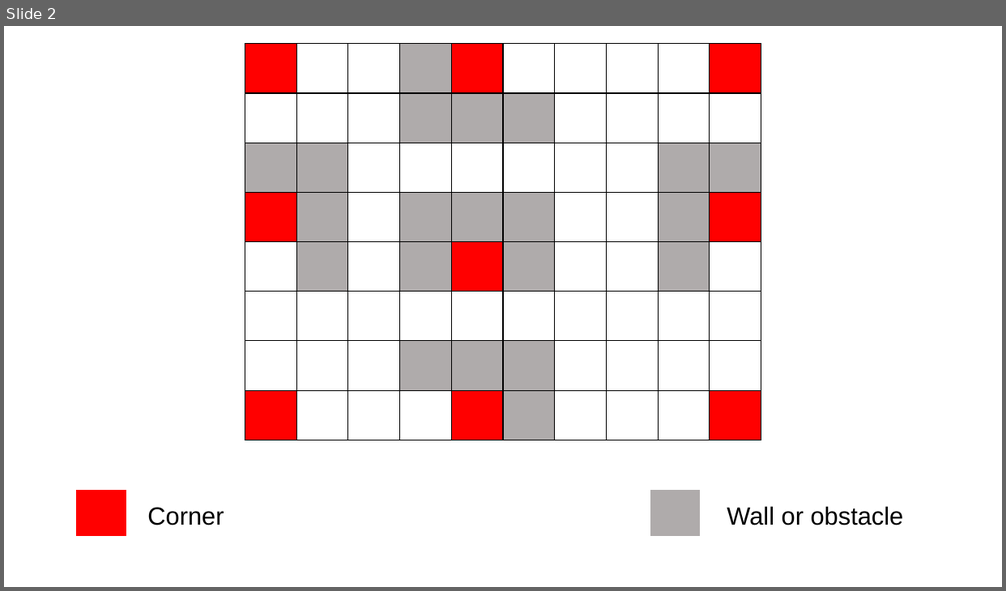
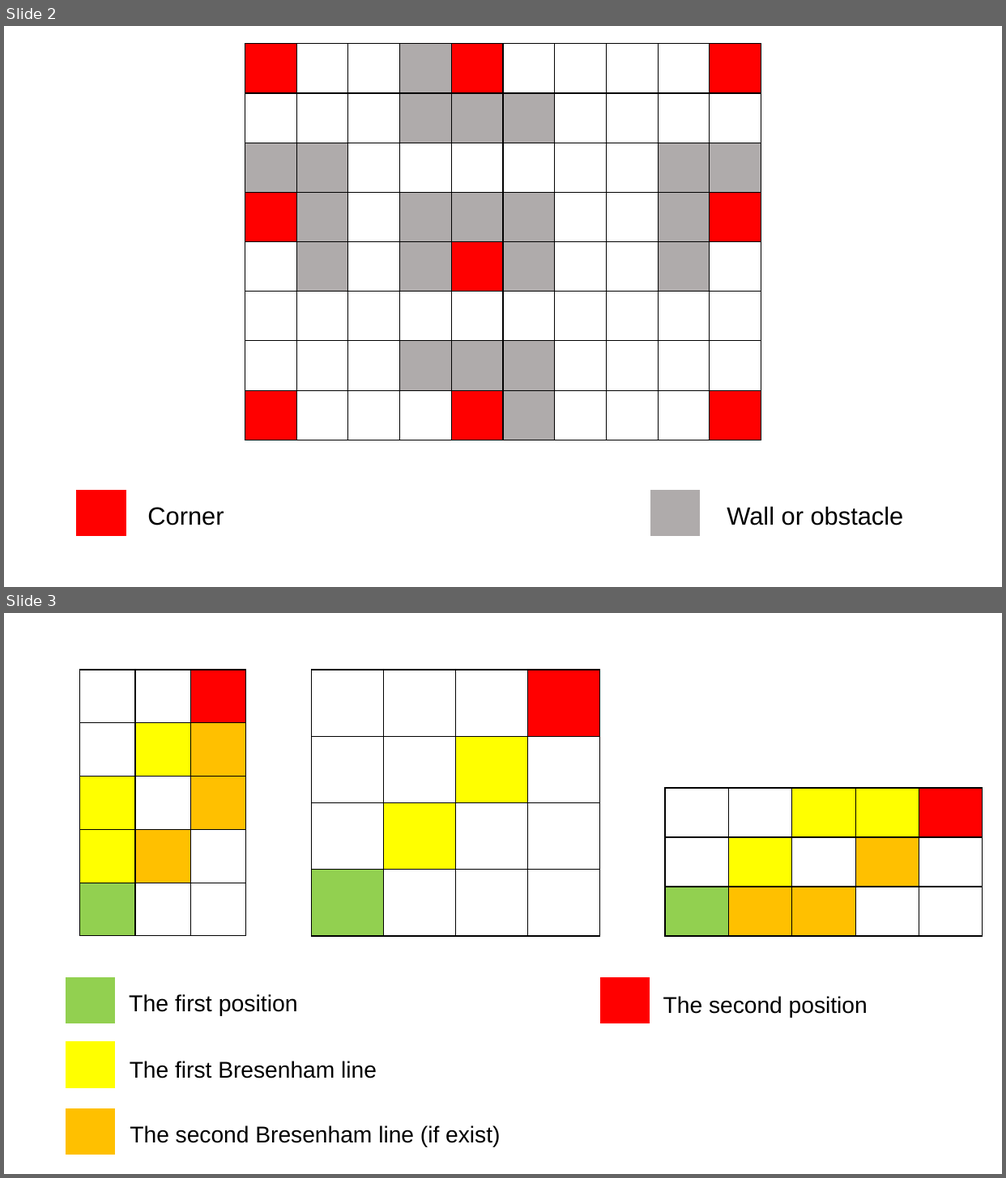
Before and after one commit to Namronaldo08102004/Project01-Hide-and-Seek, a slide deck: Demonstration.pptx. Shown one above the other, each under a label of ours: slide 2 before the commit, slides 2 and 3 after it. The pictures are 1006x591 and 1006x1178 pixels, drawn with LibreOffice and Linux fonts; fonts in the diff are those of the drawing. Boxes give left, top, right and bottom in pixels: in the first picture for what was removed or moved away, otherwise in the second. Text is boxed around its words. In the diff, an @@ line names an element or a change of style, - is before the commit and + after.

```diff
--- a/Demonstration.pptx
+++ b/Demonstration.pptx
@@ slide 3 added at (x1=4, y1=613, x2=1002, y2=1174), background #FFFFFF @@
@@ table added at (x1=79, y1=670, x2=246, y2=936), 5 rows, 3 columns @@
+ |  | 
+ |  | 
+ |  | 
+ |  | 
+ |  | 
@@ table added at (x1=312, y1=670, x2=599, y2=936), 4 rows, 4 columns @@
+ |  |  | 
+ |  |  | 
+ |  |  | 
+ |  |  | 
@@ table added at (x1=665, y1=788, x2=983, y2=936), 3 rows, 5 columns @@
+ |  |  |  | 
+ |  |  |  | 
+ |  |  |  | 
@@ table added at (x1=66, y1=977, x2=117, y2=1025), 1 rows, 1 columns @@
+
@@ table added at (x1=600, y1=977, x2=651, y2=1025), 1 rows, 1 columns @@
+
@@ text added at (x1=129, y1=995, x2=298, y2=1016), 22.2 pt, text #000000 @@
+The first position
@@ text added at (x1=663, y1=996, x2=867, y2=1018), 22 pt, text #000000 @@
+The second position
@@ table added at (x1=65, y1=1041, x2=116, y2=1090), 1 rows, 1 columns @@
+
@@ text added at (x1=130, y1=1061, x2=377, y2=1079), 22 pt, text #000000 @@
+The first Bresenham line
@@ table added at (x1=65, y1=1108, x2=116, y2=1157), 1 rows, 1 columns @@
+
@@ text added at (x1=130, y1=1126, x2=500, y2=1148), 22 pt, text #000000 @@
+The second Bresenham line (if exist)
```
Also in this commit, not shown: 5 other slides added, 2 slides removed, 6 other files.
